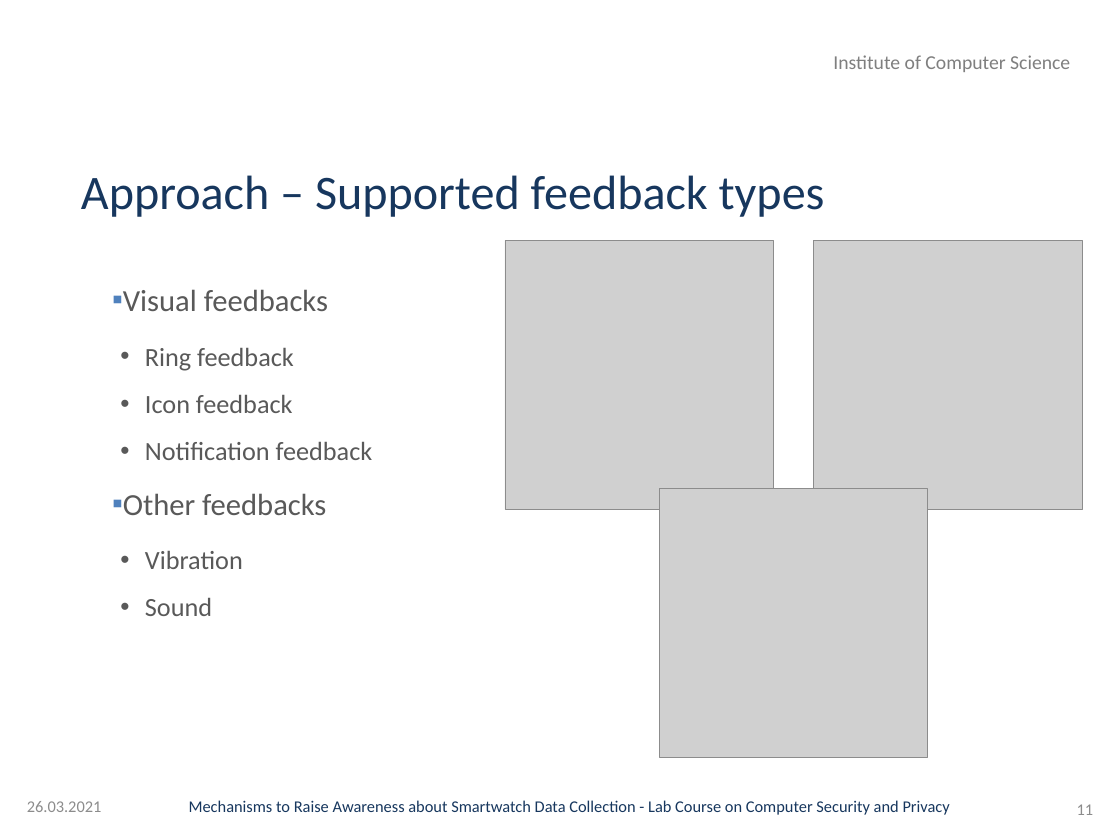
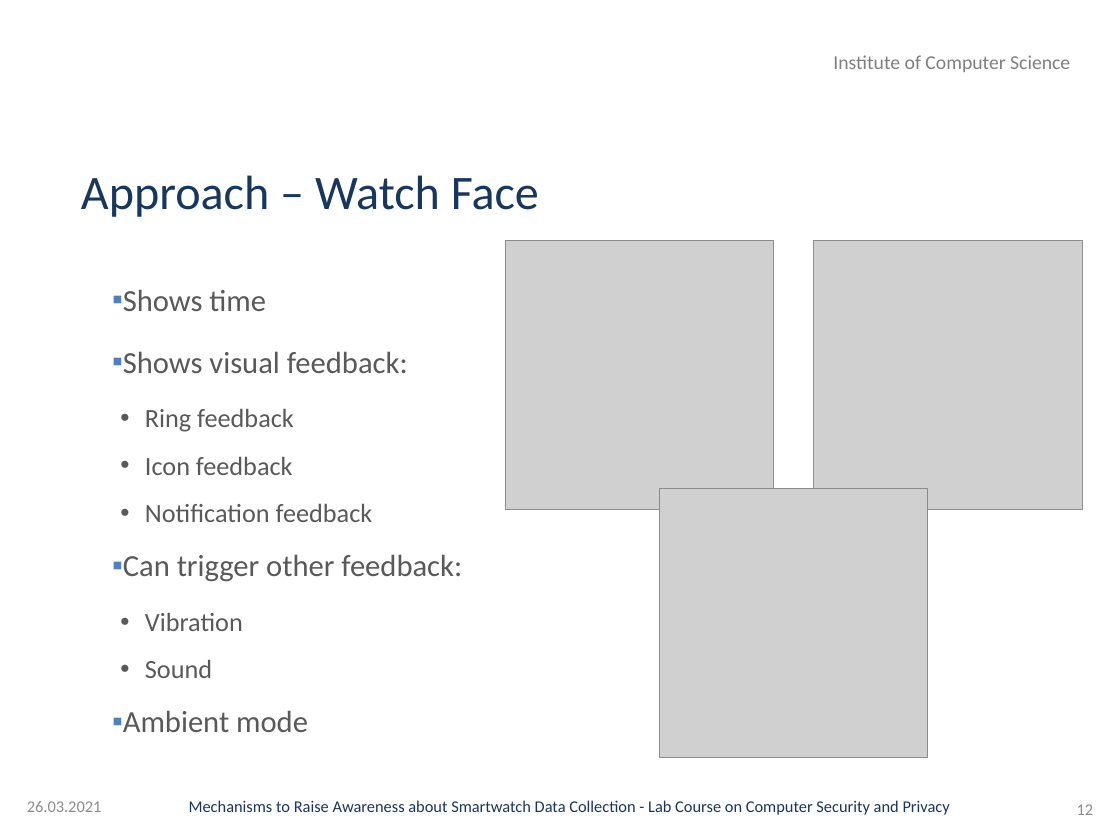
Before and after one commit to GAUG-Contributions/Practical_Course_Computer_Security_and_Privacy, a slide deck: slide 12 of Presentation/Presentation.pptx (slide 11 before the commit). Drawn at 1120x840 pixels with LibreOffice and Linux fonts; fonts in the diff are those of the drawing; grey boxes stand for pictures; background and template pictures are left out. Boxes give left, top, right and bottom in pixels: in the first picture for what was removed or moved away, otherwise in the second. Text is boxed around its words. In the diff, an @@ line names an element or a change of style, - is before the commit and + after.

```diff
--- a/Presentation/Presentation.pptx
+++ b/Presentation/Presentation.pptx
@@ title at (x1=81, y1=175, x2=539, y2=217): text changed @@
-Approach – Supported feedback types
+Approach – Watch Face
@@ text at (x1=123, y1=289, x2=408, y2=373): text changed @@
-▪ Visual feedbacks
+▪ Shows time
+▪ Shows visual feedback:
@@ text at (x1=123, y1=554, x2=462, y2=582): text changed @@
-▪ Other feedbacks
+▪ Can trigger other feedback:
@@ text at (x1=123, y1=710, x2=308, y2=732): paragraph added @@
+▪ Ambient mode
@@ page number at (x1=1077, y1=804, x2=1094, y2=815): text changed @@
-11
+12
```
Also in this commit, not shown: 7 other slides changed, 1 slide added, 2 slides removed.
